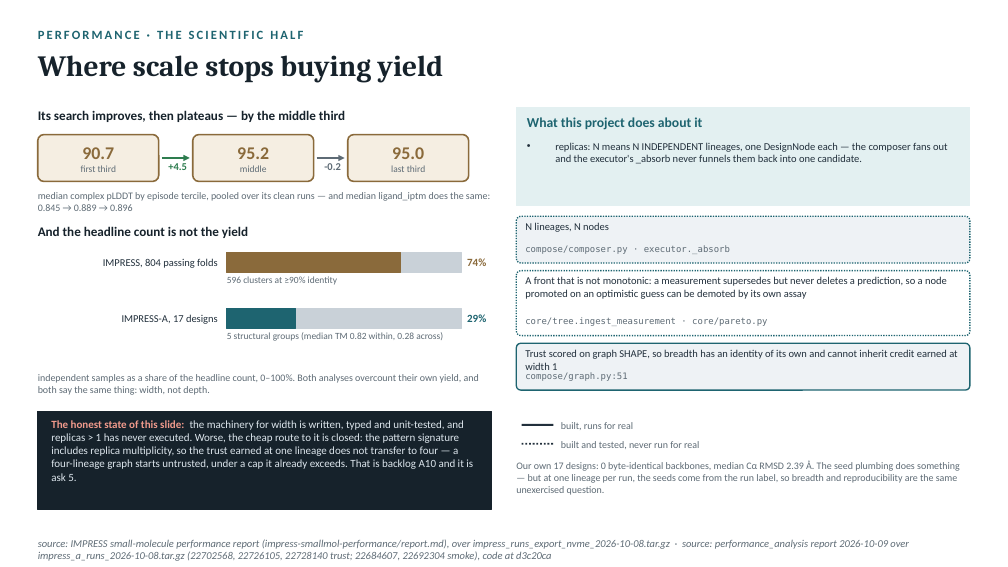
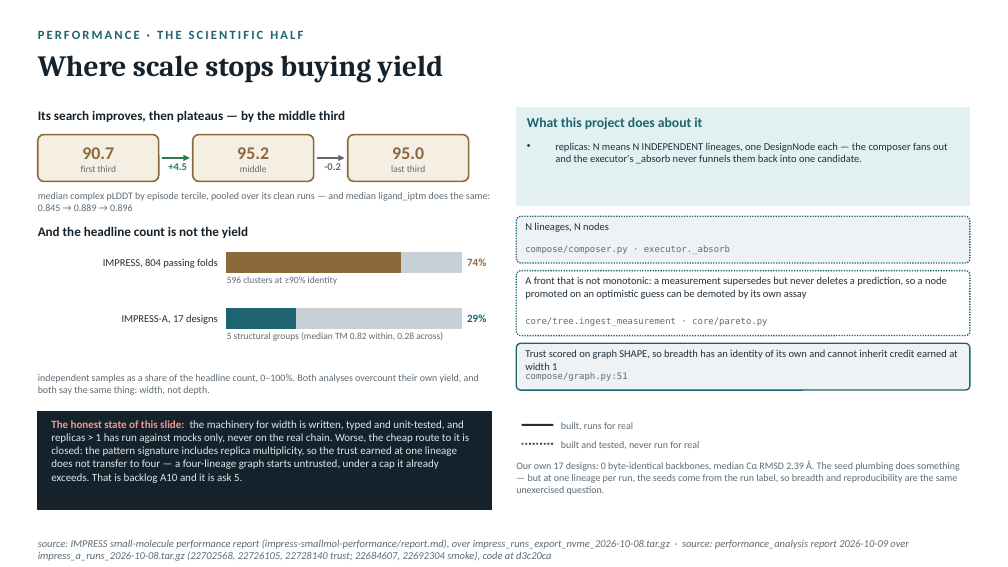
Before and after one commit to radical-collaboration/IMPRESS, a slide deck: slide 16 of agent/slides/impress-a-codewalk.pptx. Drawn at 1008x567 pixels with LibreOffice and Linux fonts; fonts in the diff are those of the drawing. Boxes give left, top, right and bottom in pixels: in the first picture for what was removed or moved away, otherwise in the second. Text is boxed around its words. In the diff, an @@ line names an element or a change of style, - is before the commit and + after.

```diff
--- a/agent/slides/impress-a-codewalk.pptx
+++ b/agent/slides/impress-a-codewalk.pptx
@@ text at <box>51,420,469,483</box>: text changed @@
-The honest state of this slide: the machinery for width is written, typed and unit-tested, and replicas > 1 has never executed. Worse, the cheap route to it is closed: the pattern signature includes replica multiplicity, so the trust earned at one lineage does not transfer to four — a four-lineage graph starts untrusted, under a cap it already exceeds. That is backlog A10 and it is ask 5.
+The honest state of this slide: the machinery for width is written, typed and unit-tested, and replicas > 1 has run against mocks only, never on the real chain. Worse, the cheap route to it is closed: the pattern signature includes replica multiplicity, so the trust earned at one lineage does not transfer to four — a four-lineage graph starts untrusted, under a cap it already exceeds. That is backlog A10 and it is ask 5.
```
Also in this commit, not shown: 7 other slides changed, 9 other files.
